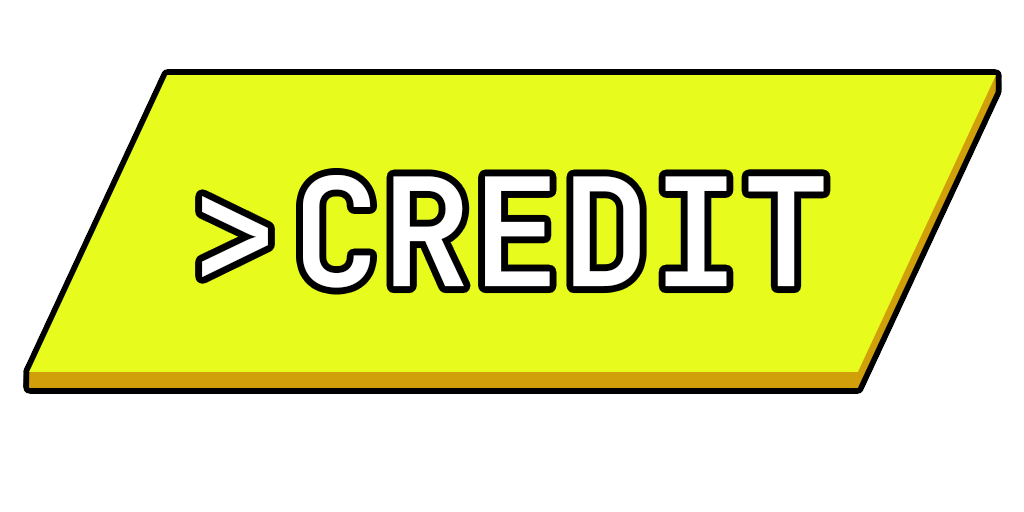
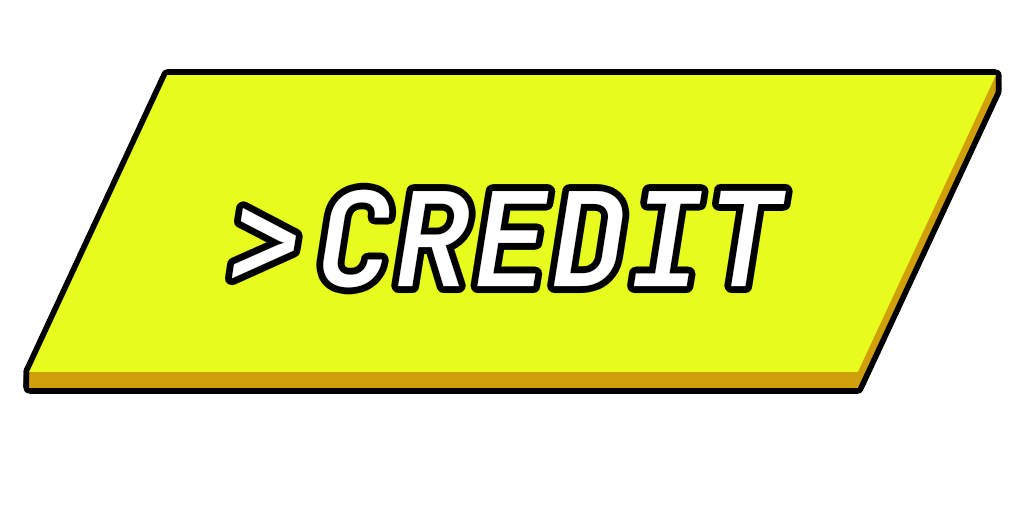
Two versions of the same layered image (1024x512). Layer-by-layer changes:
painted on "CREDIT" over 202, 175, 824, 288